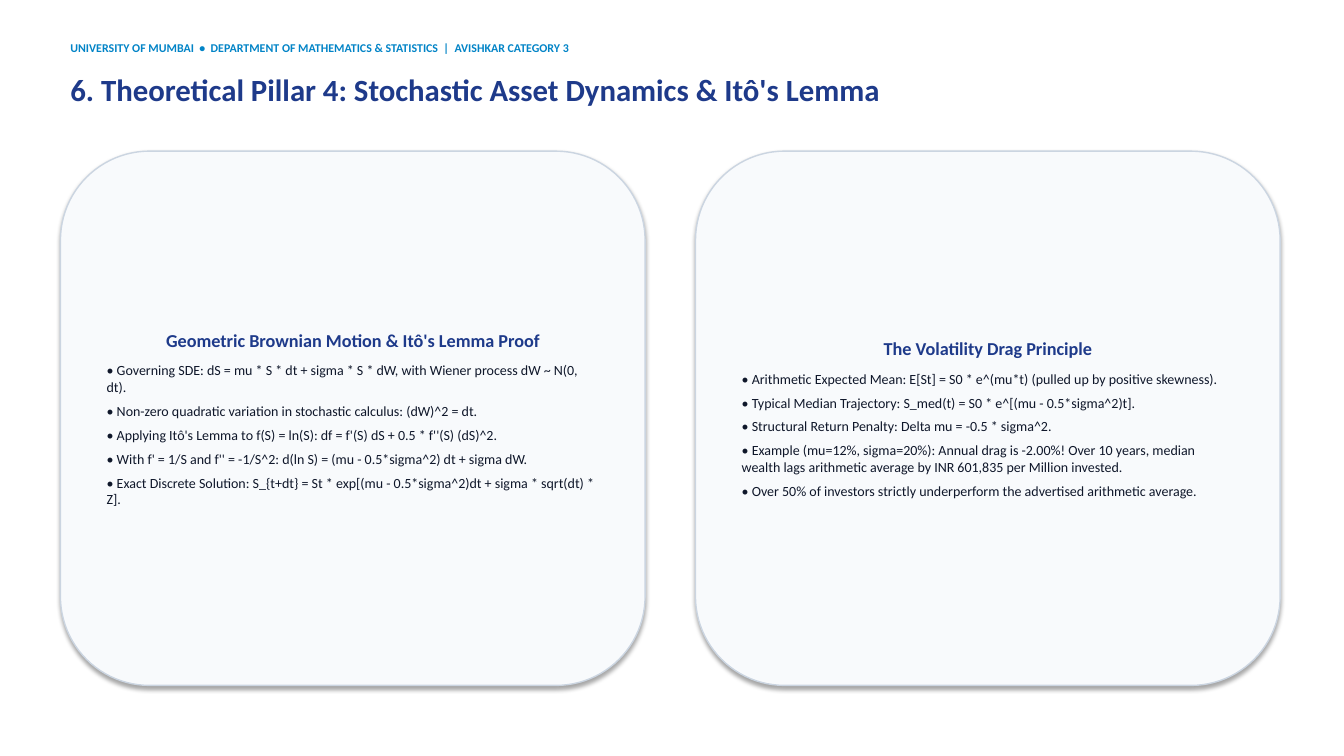
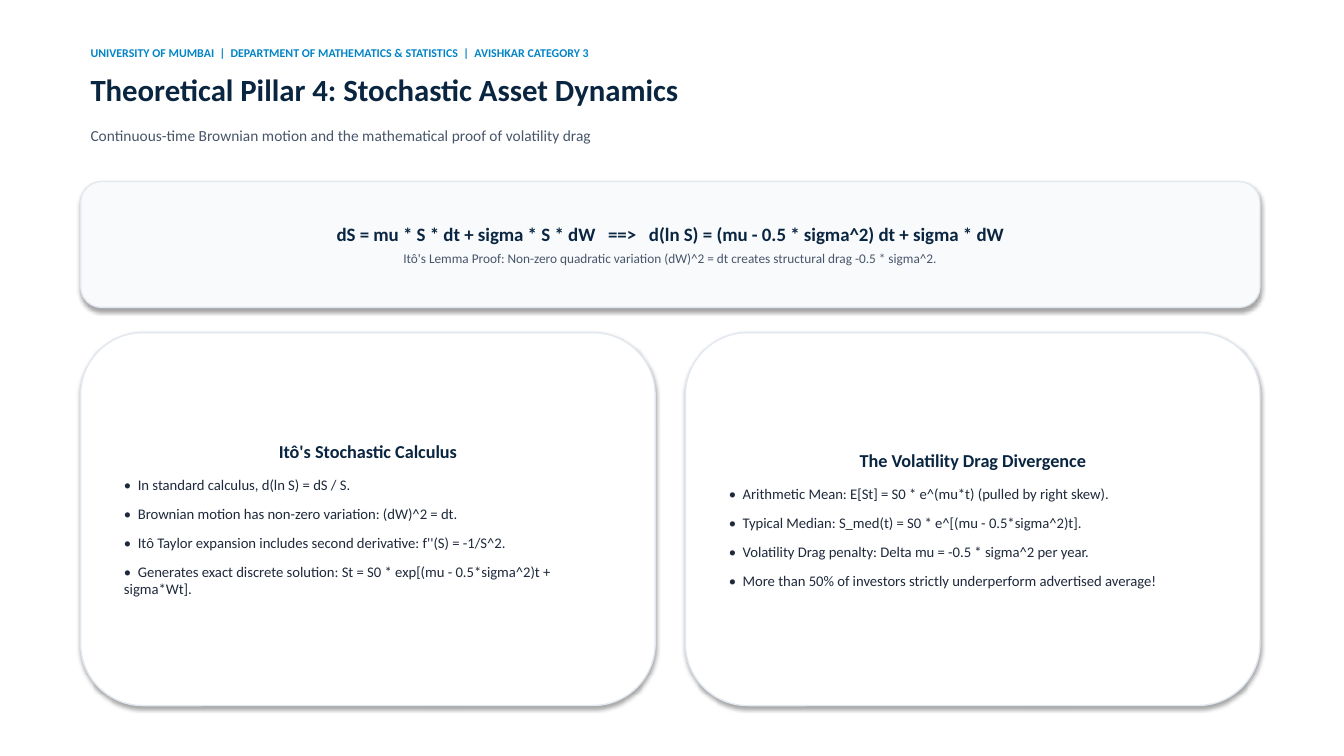
Before and after one commit to AlmightyXZen/Financial-Decision-Support-System, a slide deck: slide 7 of presentation/FDSS_Seminar_Presentation.pptx. Drawn at 1344x756 pixels with LibreOffice and Linux fonts; fonts in the diff are those of the drawing. Boxes give left, top, right and bottom in pixels: in the first picture for what was removed or moved away, otherwise in the second. Text is boxed around its words. In the diff, an @@ line names an element or a change of style, - is before the commit and + after.

Commit message:
style(presentation): redesign slides with LaTeX aesthetic, equation heroes, and natural human script

```diff
--- a/presentation/FDSS_Seminar_Presentation.pptx
+++ b/presentation/FDSS_Seminar_Presentation.pptx
@@ text at (x1=91, y1=49, x2=589, y2=57): text changed @@
-UNIVERSITY OF MUMBAI • DEPARTMENT OF MATHEMATICS & STATISTICS | AVISHKAR CATEGORY 3
+UNIVERSITY OF MUMBAI | DEPARTMENT OF MATHEMATICS & STATISTICS | AVISHKAR CATEGORY 3
@@ text at (x1=91, y1=79, x2=678, y2=106): text changed; text colour #1E3A8A to #0A2540 @@
-6. Theoretical Pillar 4: Stochastic Asset Dynamics & Itô's Lemma
+Theoretical Pillar 4: Stochastic Asset Dynamics
@@ text added at (x1=91, y1=130, x2=591, y2=144), 11 pt, text #475569 @@
+Continuous-time Brownian motion and the mathematical proof of volatility drag
@@ rounded rectangle added at (x1=81, y1=181, x2=1260, y2=308), fill #F8FAFC, outline #E2E8F0 1 pt, 9.5 pt, text #475569 @@
+dS = mu * S * dt + sigma * S * dW ==> d(ln S) = (mu - 0.5 * sigma^2) dt + sigma * dW
+Itô's Lemma Proof: Non-zero quadratic variation (dW)^2 = dt creates structural drag -0.5 * sigma^2.
@@ rounded rectangle "Itô's Stochastic Calculus" at (x1=81, y1=333, x2=655, y2=706): fill #F8FAFC to #FFFFFF; outline #CBD5E1 1 pt to #E2E8F0 1 pt @@
@@ rounded rectangle "Itô's Stochastic Calculus" resized from (x1=60, y1=151, x2=645, y2=686) to (x1=81, y1=333, x2=655, y2=706) @@
@@ rounded rectangle "The Volatility Drag Divergence" resized from (x1=696, y1=151, x2=1280, y2=686) to (x1=686, y1=333, x2=1260, y2=706) @@
@@ rounded rectangle "The Volatility Drag Divergence" at (x1=686, y1=333, x2=1260, y2=706): fill #F8FAFC to #FFFFFF; outline #CBD5E1 1 pt to #E2E8F0 1 pt @@
@@ text in rounded rectangle at (x1=124, y1=445, x2=540, y2=597): text changed; size 10 to 10.5 pt; text colour #0F172A to #1E293B @@
-Geometric Brownian Motion & Itô's Lemma Proof
-• Governing SDE: dS = mu * S * dt + sigma * S * dW, with Wiener process dW ~ N(0, dt).
-• Non-zero quadratic variation in stochastic calculus: (dW)^2 = dt.
-• Applying Itô's Lemma to f(S) = ln(S): df = f'(S) dS + 0.5 * f''(S) (dS)^2.
-• With f' = 1/S and f'' = -1/S^2: d(ln S) = (mu - 0.5*sigma^2) dt + sigma dW.
-• Exact Discrete Solution: S_{t+dt} = St * exp[(mu - 0.5*sigma^2)dt + sigma * sqrt(dt) * Z].
+Itô's Stochastic Calculus
+• In standard calculus, d(ln S) = dS / S.
+• Brownian motion has non-zero variation: (dW)^2 = dt.
+• Itô Taylor expansion includes second derivative: f''(S) = -1/S^2.
+• Generates exact discrete solution: St = S0 * exp[(mu - 0.5*sigma^2)t + sigma*Wt].
@@ text in rounded rectangle at (x1=743, y1=454, x2=1156, y2=589): text changed; size 10 to 10.5 pt; text colour #0F172A to #1E293B @@
-The Volatility Drag Principle
-• Arithmetic Expected Mean: E[St] = S0 * e^(mu*t) (pulled up by positive skewness).
-• Typical Median Trajectory: S_med(t) = S0 * e^[(mu - 0.5*sigma^2)t].
-• Structural Return Penalty: Delta mu = -0.5 * sigma^2.
-• Example (mu=12%, sigma=20%): Annual drag is -2.00%! Over 10 years, median wealth lags arithmetic average by INR 601,835 per Million invested.
-• Over 50% of investors strictly underperform the advertised arithmetic average.
+The Volatility Drag Divergence
+• Arithmetic Mean: E[St] = S0 * e^(mu*t) (pulled by right skew).
+• Typical Median: S_med(t) = S0 * e^[(mu - 0.5*sigma^2)t].
+• Volatility Drag penalty: Delta mu = -0.5 * sigma^2 per year.
+• More than 50% of investors strictly underperform advertised average!
```
Also in this commit, not shown: 7 other slides changed, 2 slides added, 2 slides removed, 4 other files.
